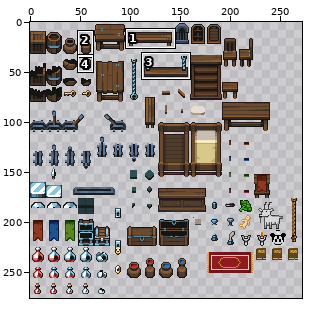
One commit to this sprite sheet: Assets/Sprites/Props.png. The picture above shows the old version from afar; the outline marks the close-up.
Close-up. First the earlier version:
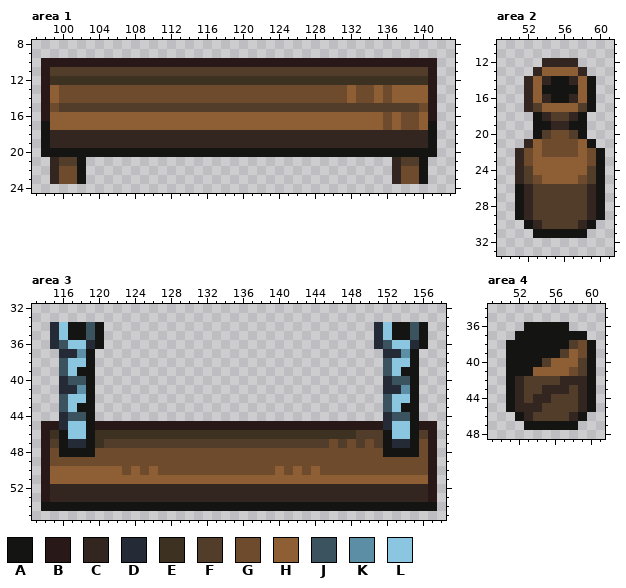
The file is 400x400 pixels. Colours within 5 levels of each other are drawn and written as one. Shown: area 1: x 97..143, y 8..24; area 2: x 49..61, y 10..33; area 3: x 113..158, y 32..55; area 4: x 49..61, y 34..48. The wide view leaves out empty margins. The commit also changed other parts of the picture, which this record leaves out.
Palette (. is transparent): A #141412  B #281818  C #332520  D #242a36  E #3d3122  F #523d2a  G #6e4b2c  H #8e5e34  J #3b535e  K #5c8ea5  L #8ac6e0
Now the later version:
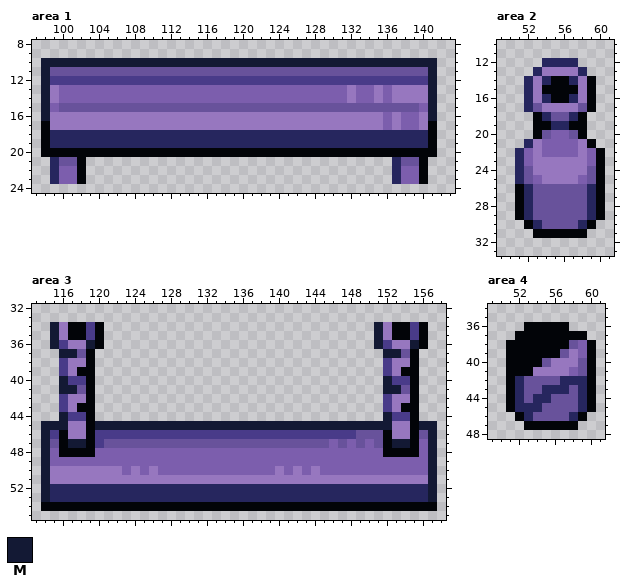
Colours new in this view: M #131934
What changed:
@@ palette @@
-A #141412
+A #020408
-C #332520
+C #26265e
-E #3d3122
+E #493b89
-F #523d2a
+F #68529b
-G #6e4b2c
+G #7c5ead
-H #8e5e34
+H #9777bf
--- area 1
@@ x 97..143 @@
  9 ...............................................
-10 .BBBBBBBBBBBBBBBBBBBBBBBBBBBBBBBBBBBBBBBBBBBB..
-11 .BFFFFFFFFFFFFFFFFFFFFFFFFFFFFFFFFFFFFFFFFFFB..
-12 .BEEEEEEEEEEEEEEEEEEEEEEEEEEEEEEEEEEEEEEEEEEB..
-13 .BHGGGGGGGGGGGGGGGGGGGGGGGGGGGGGGGGHGGHGHHHHB..
-14 .BHGGGGGGGGGGGGGGGGGGGGGGGGGGGGGGGGHGGHGHHHHB..
-15 .BGFFFFFFFFFFFFFFFFFFFFFFFFFFFFFFFFFFFFFFFFGB..
-16 .BHHHHHHHHHHHHHHHHHHHHHHHHHHHHHHHHHHHHHGHGGHB..
+10 .MMMMMMMMMMMMMMMMMMMMMMMMMMMMMMMMMMMMMMMMMMMM..
+11 .MFFFFFFFFFFFFFFFFFFFFFFFFFFFFFFFFFFFFFFFFFFM..
+12 .MEEEEEEEEEEEEEEEEEEEEEEEEEEEEEEEEEEEEEEEEEEM..
+13 .MHGGGGGGGGGGGGGGGGGGGGGGGGGGGGGGGGHGGHGHHHHM..
+14 .MHGGGGGGGGGGGGGGGGGGGGGGGGGGGGGGGGHGGHGHHHHM..
+15 .MGFFFFFFFFFFFFFFFFFFFFFFFFFFFFFFFFFFFFFFFFGM..
+16 .MHHHHHHHHHHHHHHHHHHHHHHHHHHHHHHHHHHHHHGHGGHM..
 17 .AHHHHHHHHHHHHHHHHHHHHHHHHHHHHHHHHHHHHHGHGGHA..
--- area 3
@@ x 113..158 @@
 33 ..............................................
-34 ..DLAAJA..............................DLAAJA..
-35 ..DLAAJA..............................DLAAJA..
-36 ..DJLLDA..............................DJLLDA..
-37 ...DDKA................................DDKA...
-38 ...JLLA................................JLLA...
-39 ...JLAA................................JLAA...
-40 ...DJJA................................DJJA...
-41 ...DDKA................................DDKA...
-42 ...JLLA................................JLLA...
-43 ...JLAA................................JLAA...
-44 ...DJJA................................DJJA...
-45 .BBDLLABBBBBBBBBBBBBBBBBBBBBBBBBBBBBBBBDLLABB.
-46 .BEALLAEEEEEEEEEEEEEEEEEEEEEEEEEEEEEFFFALLAFB.
-47 .BFADDAEFFFFFFFFFFFFFFFFFFFFFFFFFGFGFGFADDAGB.
-48 .BGAAAAGGGGGGGGGGGGGGGGGGGGGGGGGGGGGGGGAAAAGB.
-49 .BGGGGGGGGGGGGGGGGGGGGGGGGGGGGGGGGGGGGGGGGGGB.
-50 .BHHHHHHHHGHGHGGGGGGGGGGGGGHGHGHGGGGGGGGGGGGB.
-51 .BHHHHHHHHHHHHHHHHHHHHHHHHHHHHHHHHHHHHHHHHHHB.
-52 .BCCCCCCCCCCCCCCCCCCCCCCCCCCCCCCCCCCCCCCCCCCB.
-53 .BCCCCCCCCCCCCCCCCCCCCCCCCCCCCCCCCCCCCCCCCCCB.
+34 ..MHAAEA..............................MHAAEA..
+35 ..MHAAEA..............................MHAAEA..
+36 ..MEHHMA..............................MEHHMA..
+37 ...MMFA................................MMFA...
+38 ...EHHA................................EHHA...
+39 ...EHAA................................EHAA...
+40 ...MEEA................................MEEA...
+41 ...MMFA................................MMFA...
+42 ...EHHA................................EHHA...
+43 ...EHAA................................EHAA...
+44 ...MEEA................................MEEA...
+45 .MMMHHAMMMMMMMMMMMMMMMMMMMMMMMMMMMMMMMMMHHAMM.
+46 .MEAHHAEEEEEEEEEEEEEEEEEEEEEEEEEEEEEFFFAHHAFM.
+47 .MFAMMAEFFFFFFFFFFFFFFFFFFFFFFFFFGFGFGFAMMAGM.
+48 .MGAAAAGGGGGGGGGGGGGGGGGGGGGGGGGGGGGGGGAAAAGM.
+49 .MGGGGGGGGGGGGGGGGGGGGGGGGGGGGGGGGGGGGGGGGGGM.
+50 .MHHHHHHHHGHGHGGGGGGGGGGGGGHGHGHGGGGGGGGGGGGM.
+51 .MHHHHHHHHHHHHHHHHHHHHHHHHHHHHHHHHHHHHHHHHHHM.
+52 .MCCCCCCCCCCCCCCCCCCCCCCCCCCCCCCCCCCCCCCCCCCM.
+53 .MCCCCCCCCCCCCCCCCCCCCCCCCCCCCCCCCCCCCCCCCCCM.
 54 .AAAAAAAAAAAAAAAAAAAAAAAAAAAAAAAAAAAAAAAAAAAA.
